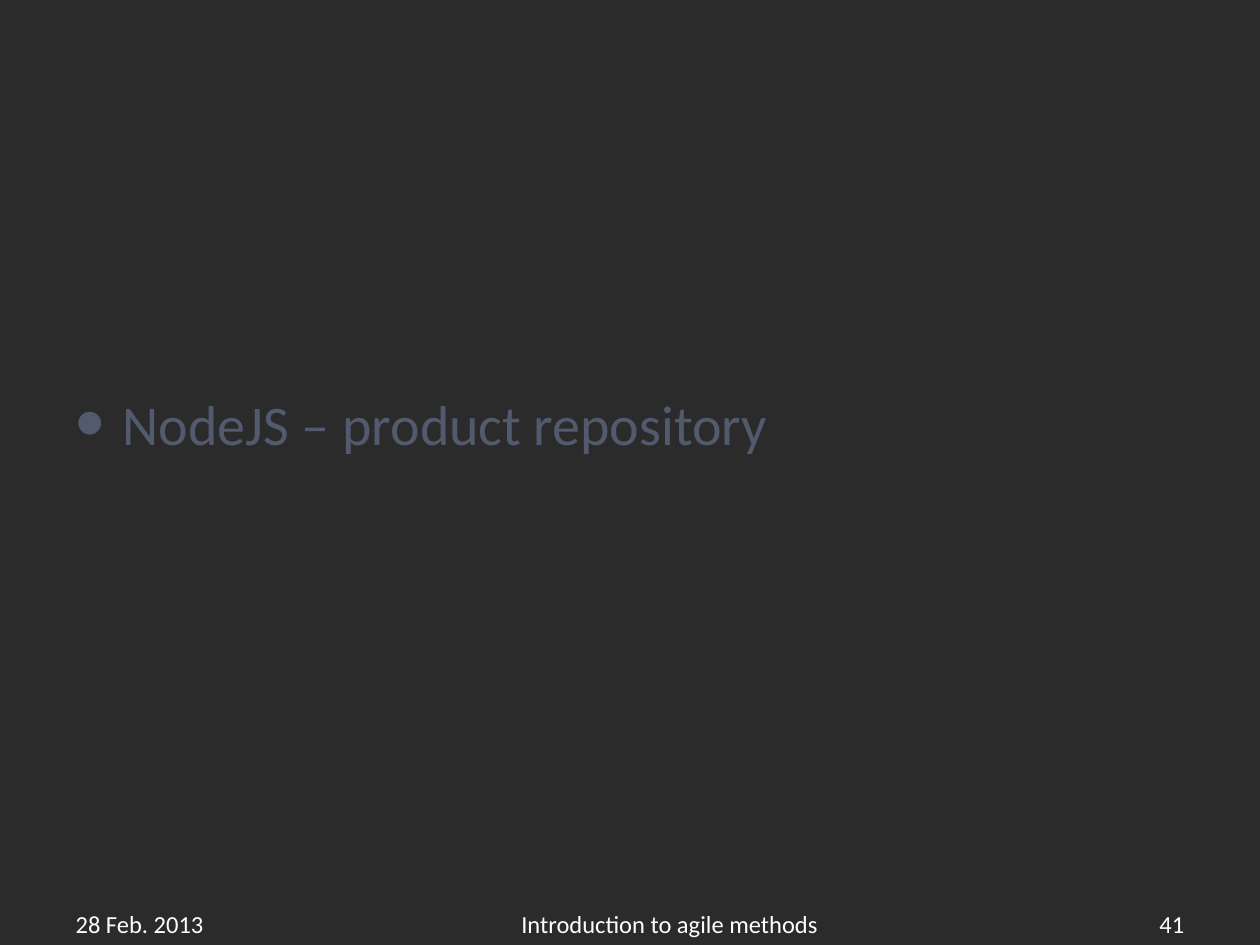
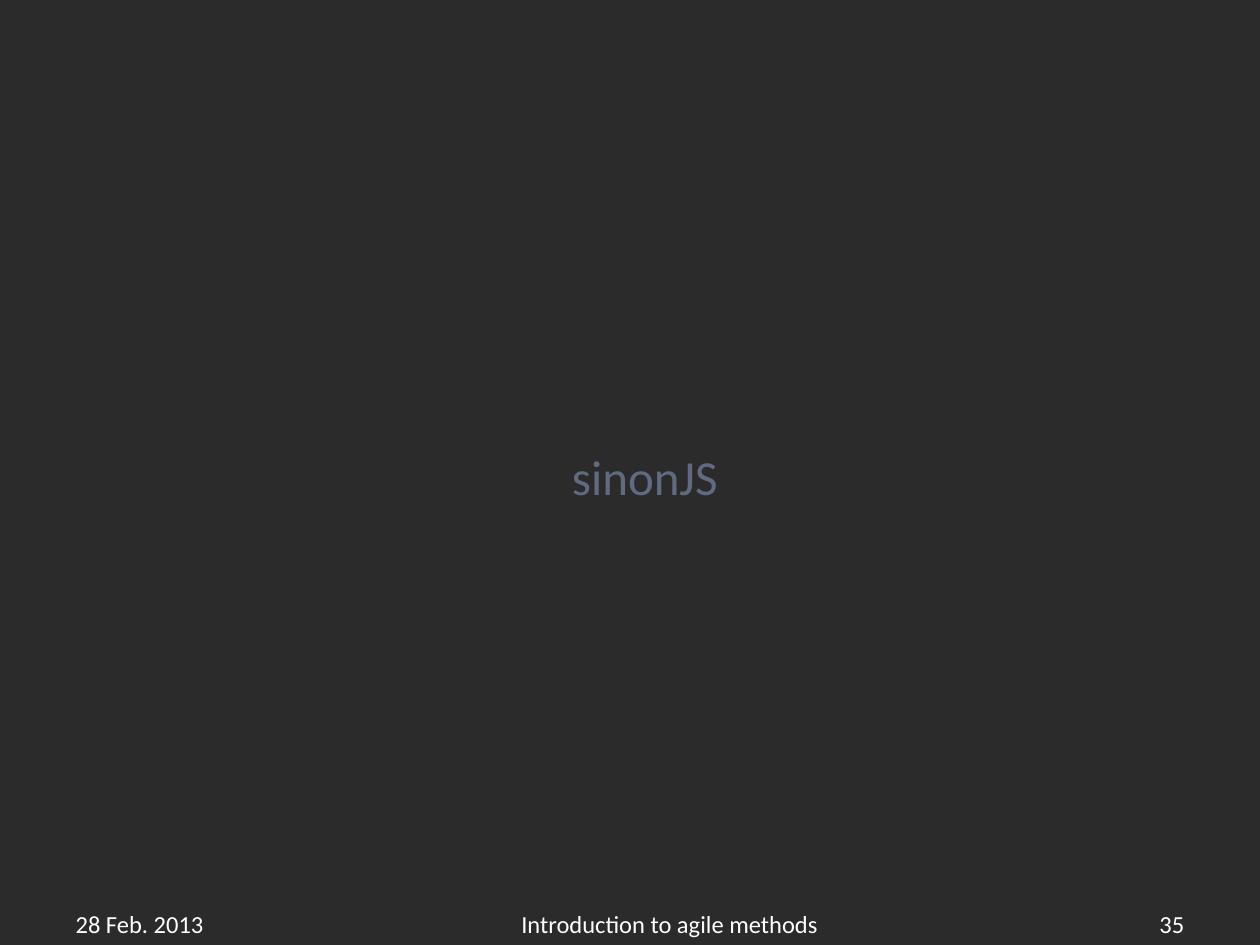
Before and after one commit to APGoblinShark/ap-bb-resources, a slide deck: slide 35 of AP-BrownBag(Javascript).pptx (slide 41 before the commit). Drawn at 1260x945 pixels with LibreOffice and Linux fonts; fonts in the diff are those of the drawing; background and template pictures are left out; a plain dark background stands for a picture behind light text. Boxes give left, top, right and bottom in pixels: in the first picture for what was removed or moved away, otherwise in the second. Text is boxed around its words. In the diff, an @@ line names an element or a change of style, - is before the commit and + after.

```diff
--- a/AP-BrownBag(Javascript).pptx
+++ b/AP-BrownBag(Javascript).pptx
@@ text at (572,461,718,495): text changed; size 32 to 28 pt; text colour #525B6E to #606A80 @@
-• NodeJS – product repository
+  sinonJS
@@ page number at (1159,917,1184,933): text changed @@
-41
+35
```
Also in this commit, not shown: 3 other slides changed, 2 slides added.
